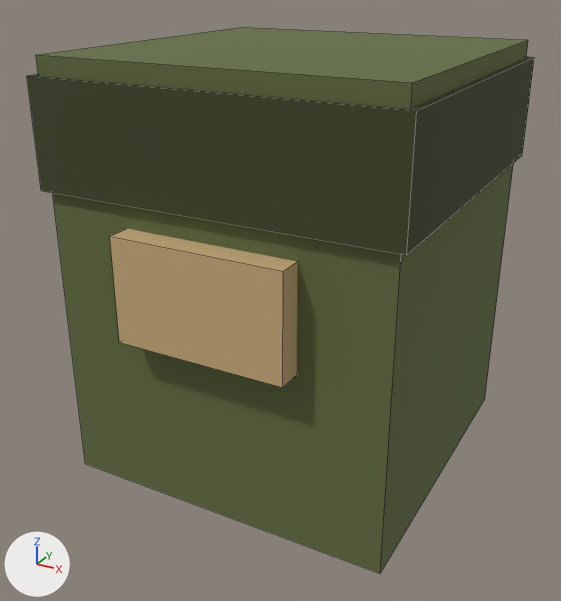
The FBX model assets/3d/export/pc_k9_upper_arm.fbx, before and after one commit.
One viewpoint serves both versions: a 50 mm lens placed at (1.03, -2.0, 0.842), pointed at (-0.018, -0.095, -0.11). Lighting does not change. The marker at lower left points along +X, +Y and +Z. The picture after the commit comes second. Mesh edges are drawn as thin lines.

The older version as bpy lines, for what is in view:
```python
me_pc_k9_upper_arm = bpy.data.meshes.new('pc_k9_upper_arm')
me_pc_k9_upper_arm.from_pydata(...)  # 24 vertices, 18 faces; spans x -0.52..0.52, y -0.57..0.52, z -0.62..0.62
me_pc_k9_upper_arm.materials.append(mat_palette)  # picture img_palette_png
# before: 0 (-0.5, -0.5, -0.62) at pixel (85, 463), 1 (-0.5, -0.5, 0.62) at pixel (35, 54), 2 (-0.5, 0.5, -0.62), 3 (-0.5, 0.5, 0.62) at pixel (242, 27), 4 (0.5, -0.5, -0.62) at pixel (380, 573)
# before: 5 (0.5, -0.5, 0.62) at pixel (412, 82), 6 (0.5, 0.5, -0.62) at pixel (484, 399), 7 (0.5, 0.5, 0.62) at pixel (528, 39)
ob_pc_k9_upper_arm = bpy.data.objects.new('pc_k9_upper_arm', me_pc_k9_upper_arm)
ob_pc_k9_upper_arm.location = (0.0, 0.0, 0.0)
```
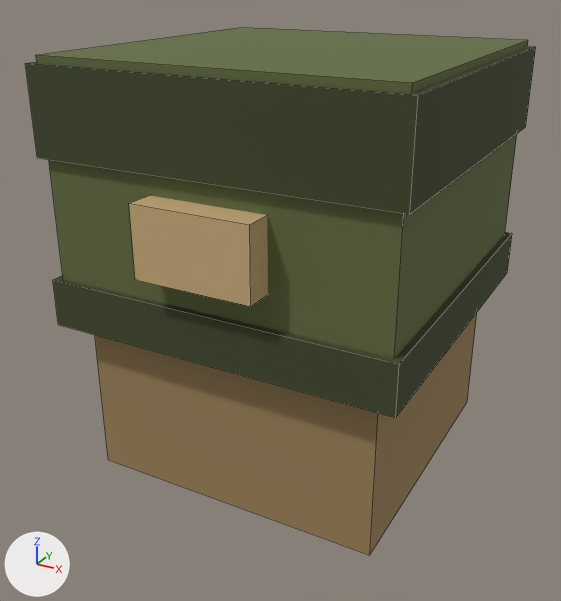
What the commit changed:
me_pc_k9_upper_arm is used by ob_pc_k9_upper_arm; location (0.0, 0.0, 0.0).
Verts and faces of me_pc_k9_upper_arm; kept vertices keep their numbers, new ones are numbered from 24.
me_pc_k9_upper_arm had 24 vertices, 18 faces and spanned x -0.52..0.52, y -0.57..0.52, z -0.62..0.62.
me_pc_k9_upper_arm now has 40 vertices, 30 faces and spans x -0.52..0.52, y -0.58..0.52, z -0.62..0.62.
me_pc_k9_upper_arm part 1: a new loose piece, a box spanning x -0.52..0.52, y -0.52..0.52, z -0.13..0.01, in mat_palette (picture img_palette_png).
me_pc_k9_upper_arm part 2: a new loose piece, a box spanning x -0.45..0.45, y -0.45..0.45, z -0.62..-0.08, in mat_palette (picture img_palette_png).
me_pc_k9_upper_arm part 3: a new loose piece, a box spanning x -0.52..0.52, y -0.52..0.52, z 0.36..0.6, in mat_palette (picture img_palette_png).
me_pc_k9_upper_arm part 4: a new loose piece, a box spanning x -0.17..0.17, y -0.58..-0.48, z 0.1..0.3, in mat_palette (picture img_palette_png).
me_pc_k9_upper_arm part 5: the loose piece of 8 vertices spanning x -0.25..0.25, y -0.57..-0.49, z -0.1..0.2 is deleted.
Part 6, on me_pc_k9_upper_arm:
Vertices deleted: 0, 2, 4, 6 (with the faces that use them).
New vertices 24 to 27 stand at vertices 1, 3, 5, 7, in that order, plus (0.0, 0.0, -0.7).
New faces: (1, 3, 25, 24), (3, 7, 27, 25), (5, 26, 27, 7), (1, 24, 26, 5), (24, 25, 27, 26).
Other edits to the shape of me_pc_k9_upper_arm do not show in these pictures.

Boxes (x1, y1, x2, y2) around the edits, measured in the pictures (561 x 601 px; the box of a moved part takes in the faces that stretch with it):
'pc_k9_upper_arm', reshaped
    before: (27, 27, 534, 573)
    after: (25, 27, 536, 555)
part 1 of me_pc_k9_upper_arm, added (green)
    after: (53, 232, 512, 418)
part 2 of me_pc_k9_upper_arm, added (brown)
    after: (95, 313, 477, 555)
part 3 of me_pc_k9_upper_arm, added (green)
    after: (25, 46, 536, 214)
part 4 of me_pc_k9_upper_arm, added (brown)
    after: (129, 195, 268, 306)
part 5 of me_pc_k9_upper_arm, deleted (brown)
    before: (110, 229, 298, 388)
part 6 of me_pc_k9_upper_arm, moved or reshaped
    before: (37, 43, 528, 573)
    after: (37, 43, 528, 358)
